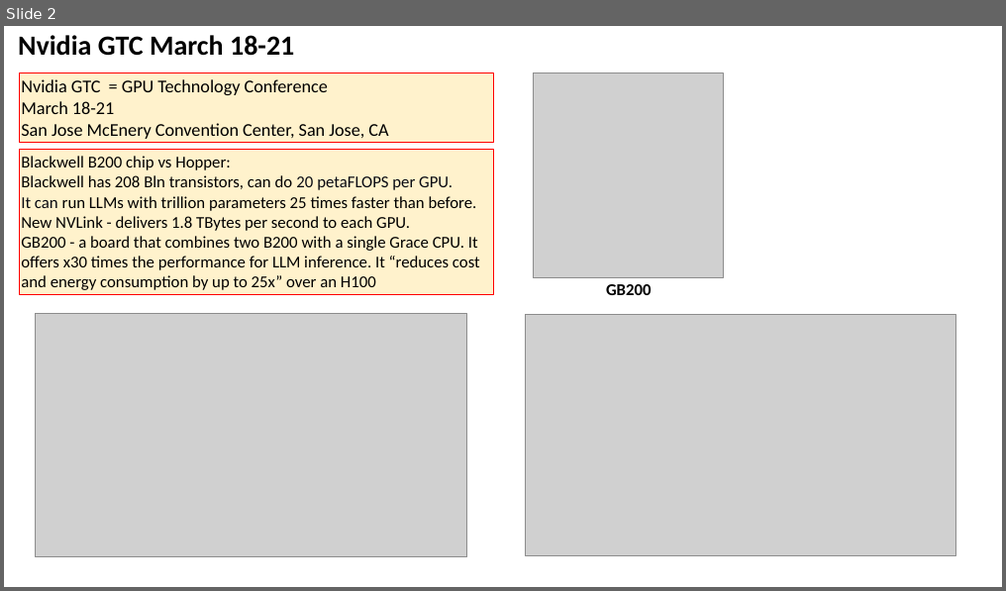
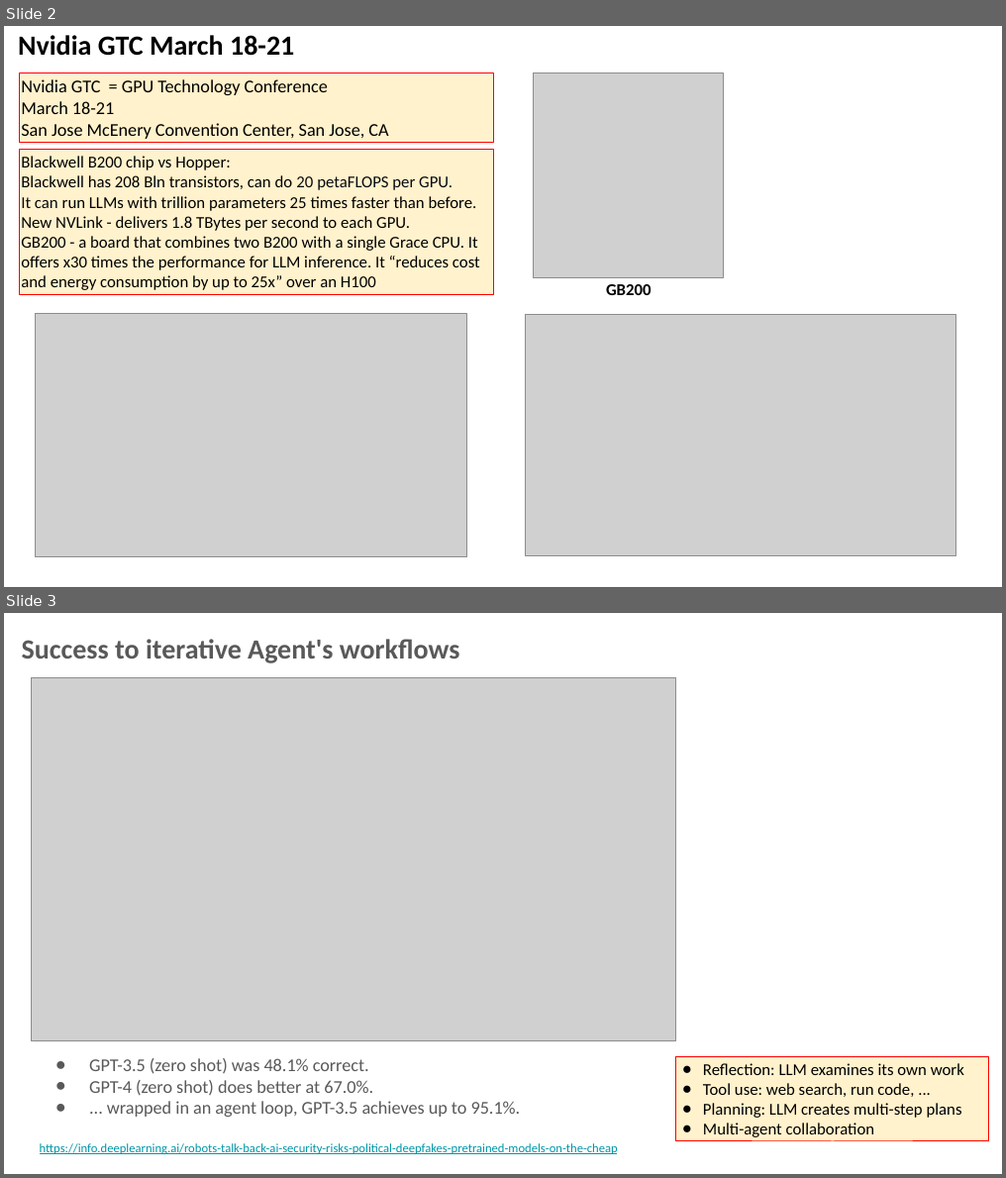
Before and after one commit to lselector/seminar, a slide deck: 2024/2024-03-22-AI-Updates.pptx. Shown one above the other, each under a label of ours: slide 2 before the commit, slides 2 and 3 after it. The pictures are 1006x591 and 1006x1178 pixels, drawn with LibreOffice and Linux fonts; fonts in the diff are those of the drawing; grey boxes stand for pictures. Boxes give left, top, right and bottom in pixels: in the first picture for what was removed or moved away, otherwise in the second. Text is boxed around its words. In the diff, an @@ line names an element or a change of style, - is before the commit and + after.

```diff
--- a/2024/2024-03-22-AI-Updates.pptx
+++ b/2024/2024-03-22-AI-Updates.pptx
@@ slide 3 added at (4, 613, 1002, 1174), background #FFFFFF @@
@@ text added at (22, 639, 460, 663), 20 pt, text #595959, bold @@
+Success to iterative Agent's workflows
@@ picture added at (31, 678, 675, 1041) @@
@@ rectangle added at (675, 1058, 988, 1142), fill #FFF2CC, outline #FF0000 0.75 pt, 12 pt, text #000000 @@
+● Reflection: LLM examines its own work
+● Tool use: web search, run code, ...
+● Planning: LLM creates multi-step plans
+● Multi-agent collaboration
@@ text added at (40, 1059, 618, 1155), 13 pt, text #595959 @@
+● GPT-3.5 (zero shot) was 48.1% correct.
+● GPT-4 (zero shot) does better at 67.0%.
+● ... wrapped in an agent loop, GPT-3.5 achieves up to 95.1%.
+https://info.deeplearning.ai/robots-talk-back-ai-security-risks-political-deepfakes-pretrained-models-on-the-cheap
```
Also in this commit, not shown: 2 slides changed.
